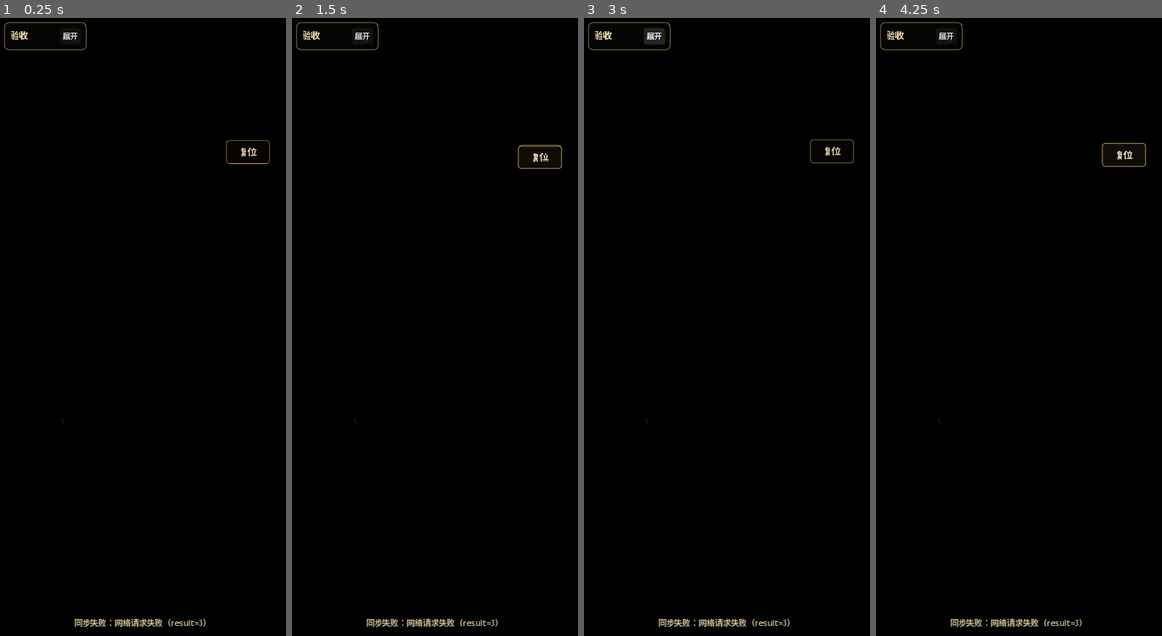
Above: before the commit, frames 1-4 (left to right).
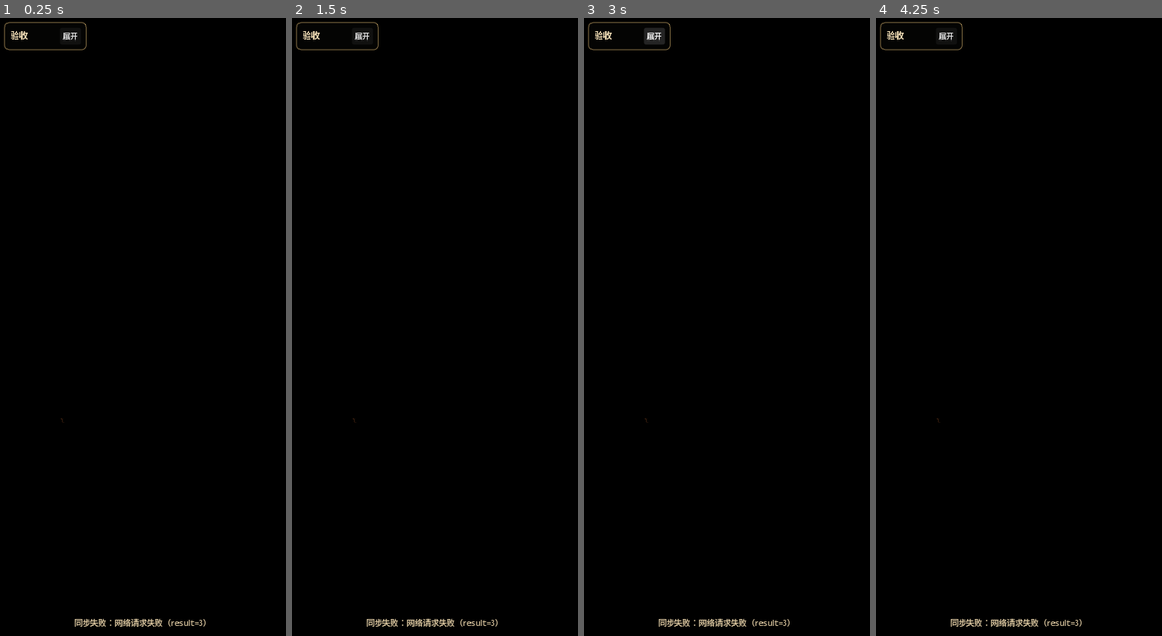
Above: after the commit, the same moments.

Repository: a1040060844/laoniu-husband-client
Game: Godot game, scene res://scenes/main.tscn
The game is run twice, just before and just after one commit, with the same random seed, the same clock (stepped at 60 frames per second) and the same inputs.
Inputs (mouse positions are in pixels of both pictures, inside the frame that each line leads up to; where the layout moved, square brackets give the same spot in the first picture):
- Up to frame 1 (0.25 s): no input
- Up to frame 2 (1.5 s): click (366, 598) [366, 605] at 0.5 s; click (540, 153) at 1.25 s, where only the run before the commit has a clickable "复位"
- Up to frame 3 (3 s): click "展开" at 2 s; click "收起" at 2.75 s
- Up to frame 4 (4.25 s): click (1124, 153) at 3.5 s, where only the run before the commit has a clickable "复位"

The runs differ from the first frame. In frame 1, 0.1% of the frame differs, in the area x 21-95%, y 19-66%; in frame 2, 0.2%, in the area x 21-95%, y 20-66%; in frame 3, 0.1%; in frame 4, 0.2%.

Commit message:
feat(godot): enable web-parity login calibration

Diff:
--- a/godot-wechat/project.godot
+++ b/godot-wechat/project.godot
@@ -16,7 +16,7 @@
 AssetBootstrap="*res://src/asset_bootstrap.gd"
 LoginVisualOverlay="*res://src/login_visual_overlay.gd"
 LoginAnimationOverlay="*res://src/login_animation_overlay.gd"
-LoginResetControl="*res://src/login_reset_control.gd"
+LoginVisualParity="*res://src/login_visual_parity.gd"
 RoleVisualOverlay="*res://src/role_visual_overlay.gd"
 BenefitVisualOverlay="*res://src/benefit_visual_overlay.gd"
 TaskVisualOverlay="*res://src/task_visual_overlay.gd"
